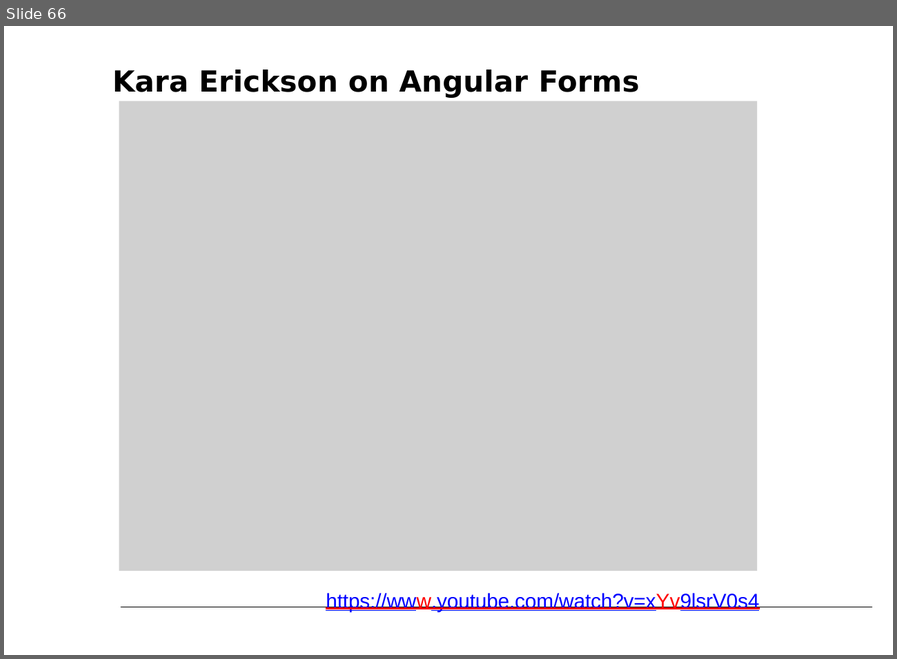
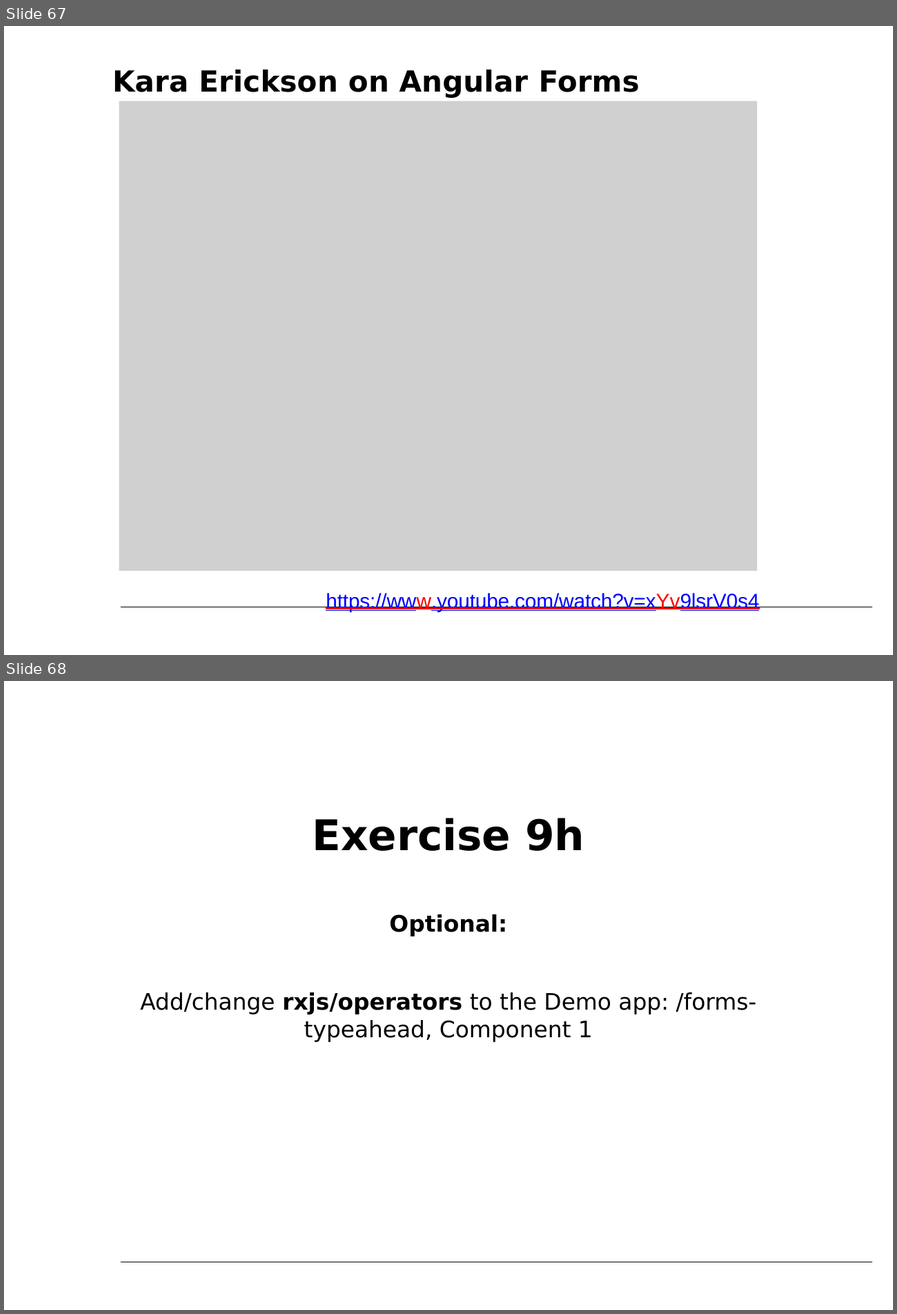
Before and after one commit to petereijgermans11/workshop-angular7, a slide deck: PPT/06- Angular Forms.pptx. Shown one above the other, each under a label of ours: slide 66 before the commit, slides 67 and 68 after it. The pictures are 897x659 and 897x1314 pixels, drawn with LibreOffice and Linux fonts; fonts in the diff are those of the drawing; grey boxes stand for pictures. Boxes give left, top, right and bottom in pixels: in the first picture for what was removed or moved away, otherwise in the second. Text is boxed around its words. In the diff, an @@ line names an element or a change of style, - is before the commit and + after.

Commit message:
added exercise

```diff
--- a/PPT/06- Angular Forms.pptx
+++ b/PPT/06- Angular Forms.pptx
@@ slide 68 added at bbox=[4, 681, 893, 1310], background #FFFFFF; not listed: 1 template element that a slide beside it also shows @@
@@ text added at bbox=[140, 818, 757, 1042], 21.5 pt, text #000000 @@
+Exercise 9h
+Optional:
+Add/change rxjs/operators to the Demo app: /forms-typeahead, Component 1
@@ what was slide 66 is now slide 67 @@
```
Also in this commit, not shown: 1 slide changed, 2 other slides added, 1 slide removed, 7 other files.
